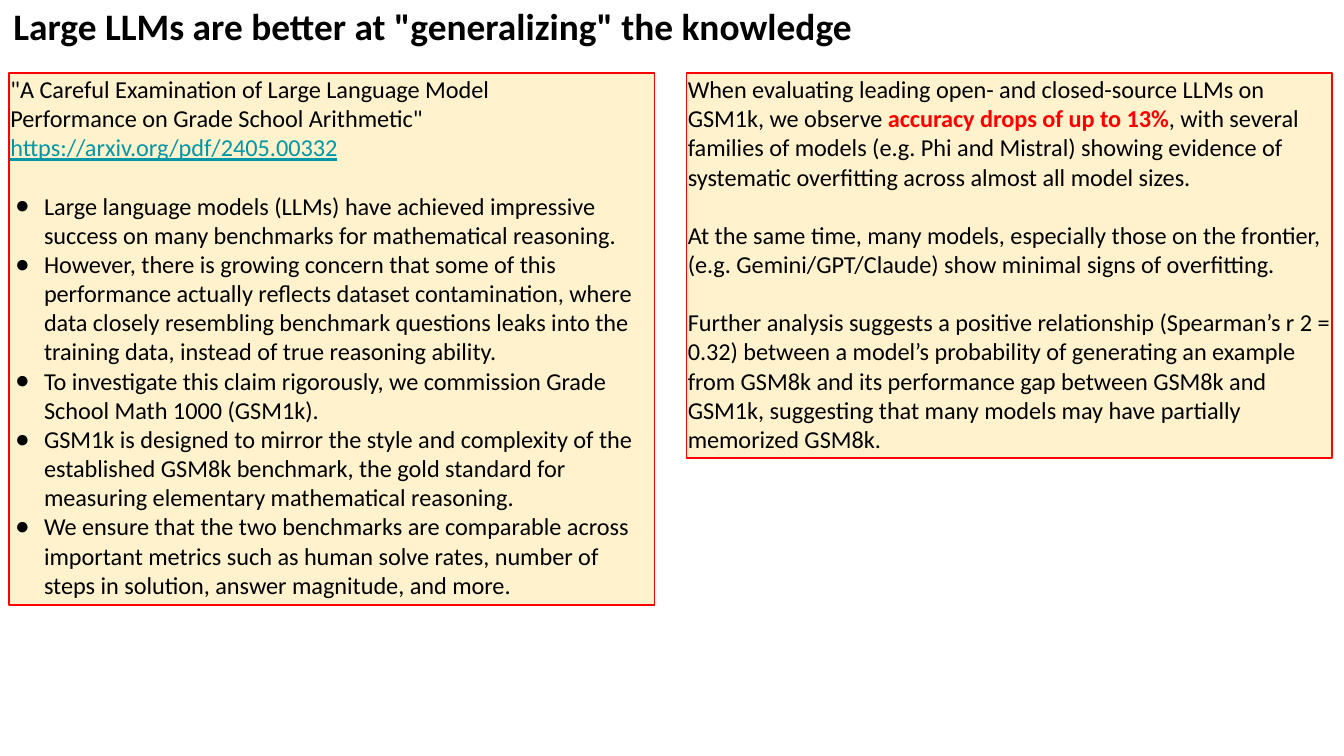
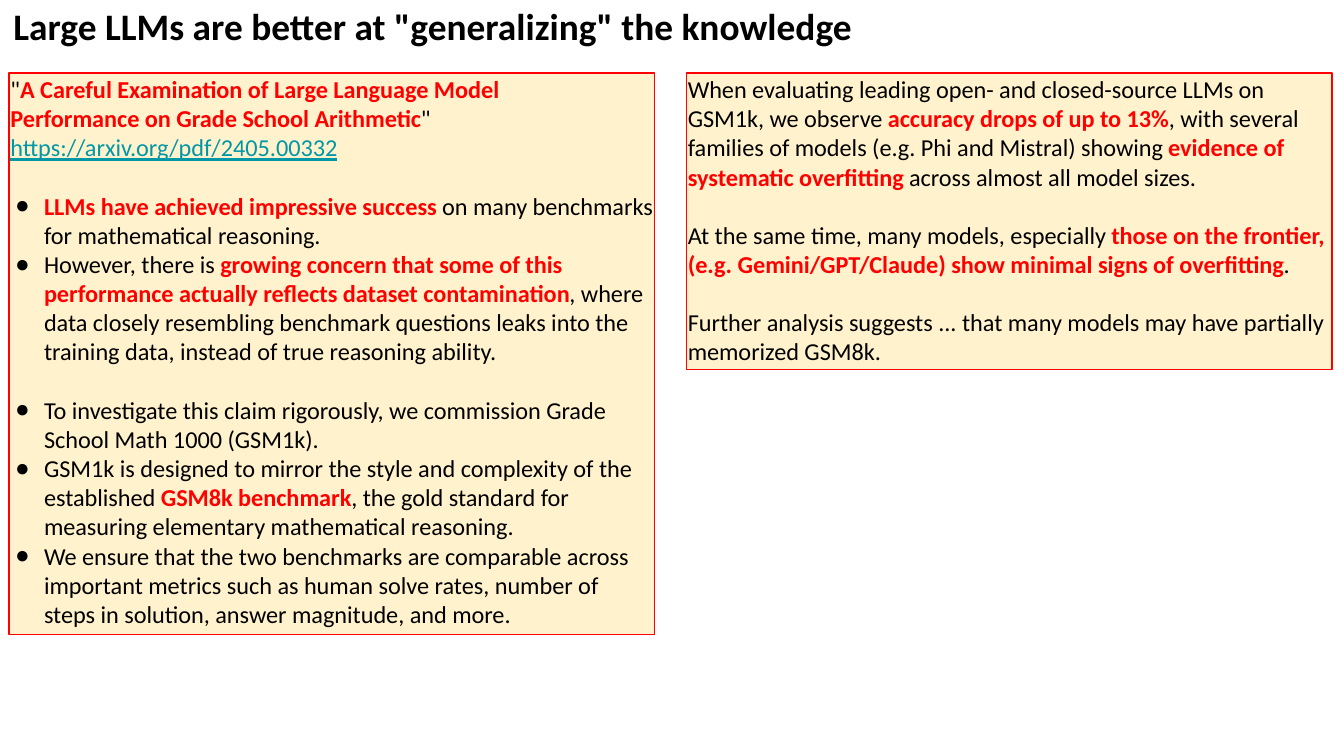
Before and after one commit to lselector/seminar, a slide deck: slide 8 of 2024/2024-05-10-AI-Updates.pptx (slide 7 before the commit). Drawn at 1344x756 pixels with LibreOffice and Linux fonts; fonts in the diff are those of the drawing. Boxes give left, top, right and bottom in pixels: in the first picture for what was removed or moved away, otherwise in the second. Text is boxed around its words. In the diff, an @@ line names an element or a change of style, - is before the commit and + after.

```diff
--- a/2024/2024-05-10-AI-Updates.pptx
+++ b/2024/2024-05-10-AI-Updates.pptx
@@ rectangle ""A Careful Examination of Large ..." resized from (x1=9, y1=73, x2=655, y2=605) to (x1=9, y1=73, x2=655, y2=634) @@
@@ text in rectangle at (x1=10, y1=81, x2=643, y2=539): text colour #000000 to #FF0000, bold on in ""A Careful Examination of Large Language Model", "Performance on Grade School Arithmetic"", "growing concern that some of this performance ...", "GSM8k benchmark," @@
@@ rectangle "When evaluating leading open- and ..." resized from (x1=687, y1=73, x2=1332, y2=457) to (x1=687, y1=73, x2=1332, y2=370) @@
@@ text in rectangle at (x1=688, y1=81, x2=1325, y2=277): text colour #000000 to #FF0000, bold on in "evidence of systematic overfitting", "those on the frontier, (e.g. Gemini/GPT/Claude) show ..." @@
@@ text in rectangle at (x1=44, y1=198, x2=653, y2=248): text changed @@
-● Large language models (LLMs) have achieved impressive success on many benchmarks for mathematical reasoning.
+● LLMs have achieved impressive success on many benchmarks for mathematical reasoning.
@@ text in rectangle at (x1=688, y1=314, x2=1324, y2=360): text changed @@
-Further analysis suggests a positive relationship (Spearman’s r 2 = 0.32) between a model’s probability of generating an example from GSM8k and its performance gap between GSM8k and GSM1k, suggesting that many models may have partially memorized GSM8k.
+Further analysis suggests ... that many models may have partially memorized GSM8k.
```
Also in this commit, not shown: 6 other slides changed, 4 slides added.
